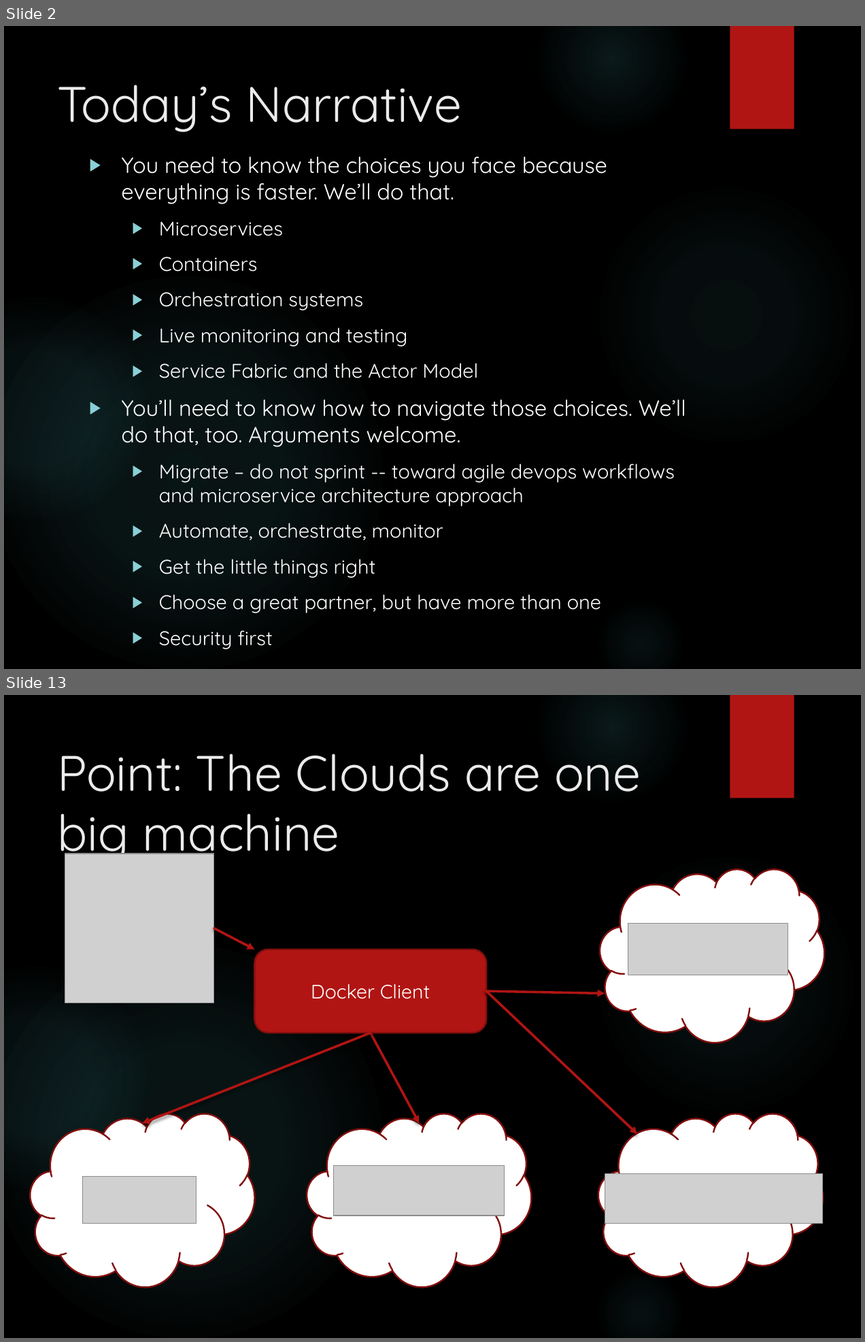
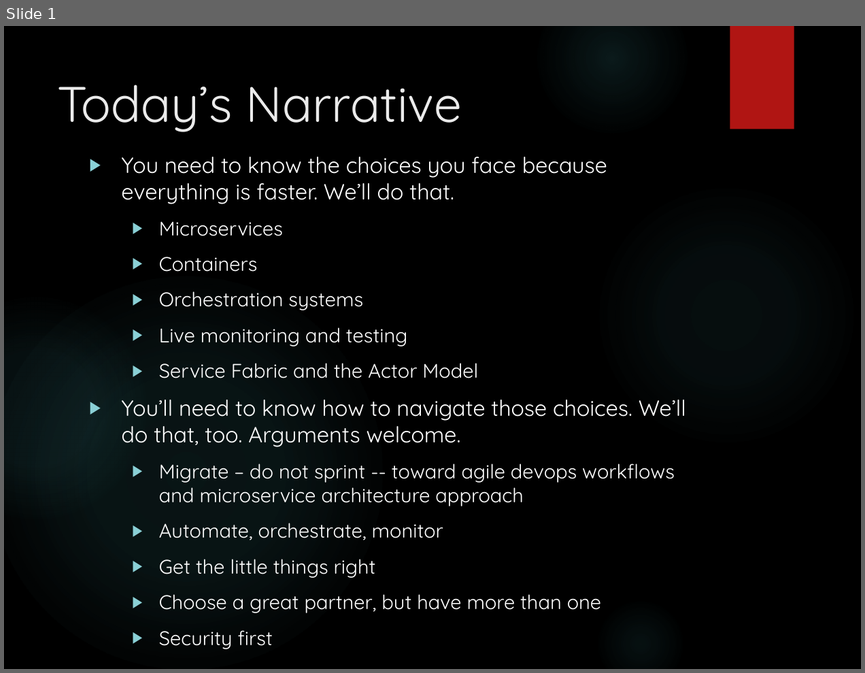
Before and after one commit to arif-aigonix/leap2015, a slide deck: Cloud and Distributed Architecture Overview.pptx. Shown one above the other, each under a label of ours: slides 2 and 13 before the commit, slide 1 after it; the slides between them are not shown. The pictures are 865x1342 and 865x673 pixels, drawn with LibreOffice and Linux fonts; fonts in the diff are those of the drawing; grey boxes stand for pictures; background and template pictures are left out. Boxes give left, top, right and bottom in pixels: in the first picture for what was removed or moved away, otherwise in the second. Text is boxed around its words. In the diff, an @@ line names an element or a change of style, - is before the commit and + after.

```diff
--- a/Cloud and Distributed Architecture Overview.pptx
+++ b/Cloud and Distributed Architecture Overview.pptx
@@ slide 13 removed at bbox=[4, 695, 861, 1338], background picture (left out); not listed: 6 template elements that a slide beside it also shows @@
@@ title removed at bbox=[57, 753, 640, 864] @@
-Point: The Clouds are one big machine
@@ picture removed at bbox=[65, 853, 214, 1003] @@
@@ cloud removed at bbox=[600, 868, 825, 1042] @@
@@ arrow removed from (214, 928) to (254, 949) @@
@@ picture removed at bbox=[628, 923, 788, 976] @@
@@ rounded rectangle removed at bbox=[254, 949, 486, 1032] @@
-Docker Client
@@ arrow removed from (487, 991) to (605, 994) @@
@@ arrow removed from (487, 991) to (638, 1134) @@
@@ arrow removed from (371, 1032) to (143, 1123) @@
@@ arrow removed from (371, 1032) to (419, 1123) @@
@@ cloud removed at bbox=[31, 1113, 255, 1287] @@
@@ cloud removed at bbox=[307, 1113, 532, 1287] @@
@@ cloud removed at bbox=[599, 1113, 823, 1287] @@
@@ picture removed at bbox=[82, 1176, 196, 1223] @@
@@ picture removed at bbox=[334, 1166, 504, 1216] @@
@@ picture removed at bbox=[605, 1174, 823, 1223] @@
@@ what was slide 2 is now slide 1 @@
```
Also in this commit, not shown: 14 other slides removed, 4 other files.
